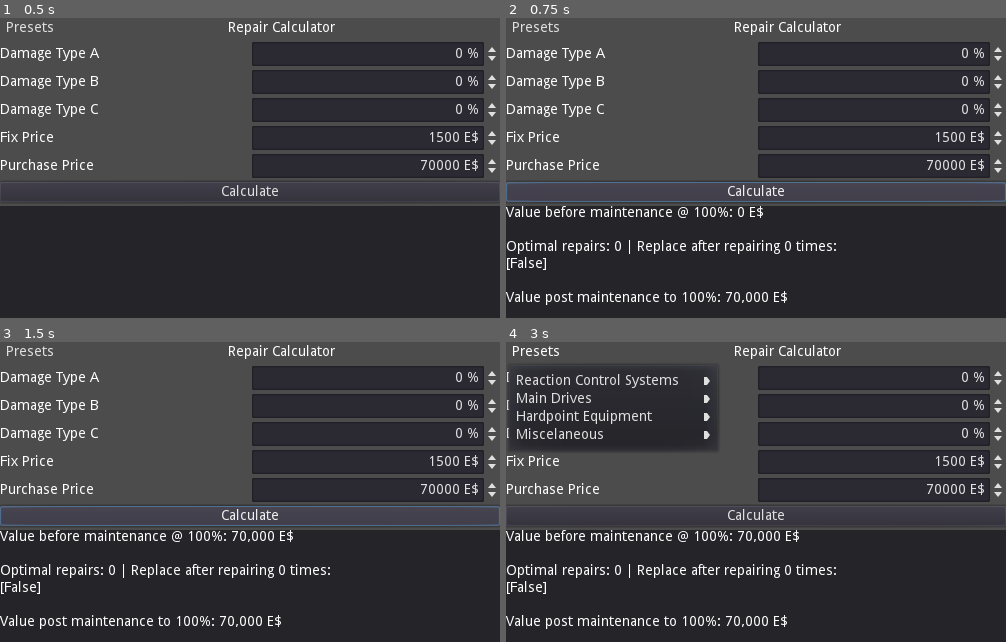
Above: before the commit, frames 1-4 (two rows, left to right).
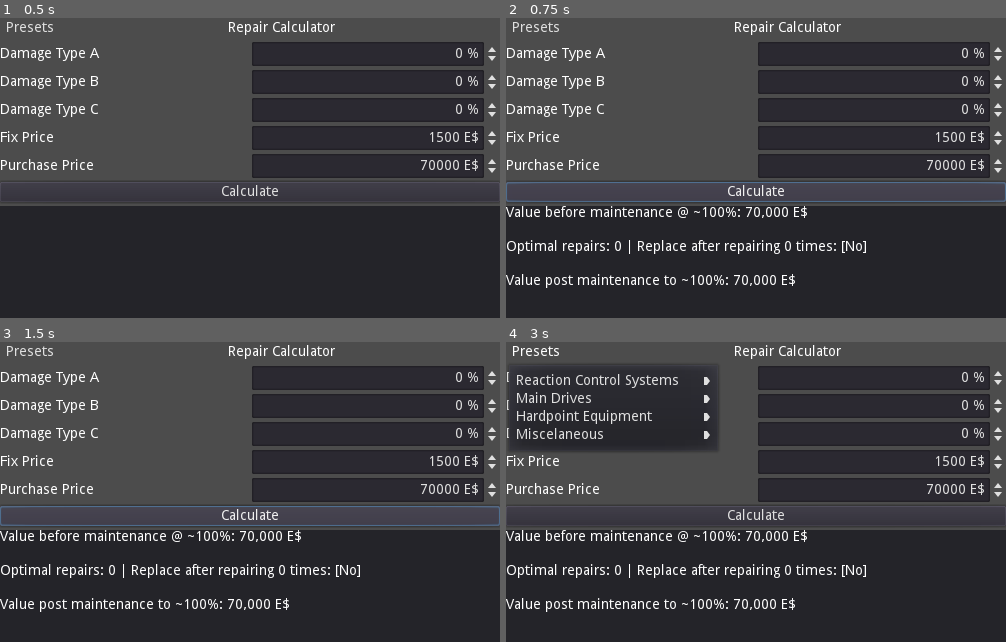
Above: after the commit, the same moments.

Repository: rwqfsfasxc100/Repair-Calculator-Tool
Game: Godot game, scene res://Boot.tscn
Same seed, same stepped clock (60 frames per second), same inputs: the game is played once before the commit and once after it.
Inputs:
- Up to frame 1 (0.5 s): no input
- Up to frame 2 (0.75 s): click "Calculate" at 0.5 s
- Up to frame 3 (1.5 s): click "Calculate" at 1.25 s
- Up to frame 4 (3 s): click "Calculate" at 2 s; click "Presets" at 2.75 s

Frame 1 is identical in both runs. In frame 2, 2.2% of the frame differs, in the area x 0-72%, y 62-96%; in frame 3, 2.2%; in frame 4, 2.2%.

Commit message:
updated tool

Diff:
--- a/Boot.gd
+++ b/Boot.gd
@@ -38,17 +38,20 @@
 
 	saveCFG()
 
+	Repairs.replace_price = replace
+	Repairs.fix_price = fix
+
 	var sys = example_sys.duplicate(true)
 	sys.damage[0]["current"] = dmg1 #- 100
 	sys.damage[1]["current"] = dmg2 #- 100
 	sys.damage[2]["current"] = dmg3 #- 100
 	var status = Repairs.simulate_status(sys)
 	sys.status = status
-	var baseVal = Repairs.getSystemPrice(sys)
+	var baseVal = Repairs.getSystemPrice(Repairs.simulate_repair(sys,0))
 	var ret = Repairs.handle_operation(sys,fix,replace)
 	var postSys = Repairs.simulate_repair(sys,ret[0])
 	var postVal = Repairs.getSystemPrice(postSys)
-	var txt = "Value before maintenance @ %s%%: %s E$\n\nOptimal repairs: %s | Replace after repairing %s times: [%s]\n\nValue post maintenance to %s%%: %s E$" % [status,formatThousands(baseVal),ret[0],ret[0],str(ret[1]),postSys.status,formatThousands(postVal)]
+	var txt = "Value before maintenance @ ~%s%%: %s E$\n\nOptimal repairs: %s | Replace after repairing %s times: [%s]\n\nValue post maintenance to ~%s%%: %s E$" % [round(status),formatThousands(baseVal),ret[0],ret[0],TranslationServer.translate("YES" if ret[1] else "NO"),round(postSys.status),formatThousands(postVal)]
 	$Panel/Label.text = txt
 
 var cfgpath = "user://config.ini"
--- a/Boot.tscn
+++ b/Boot.tscn
@@ -146,7 +146,7 @@
 size_flags_vertical = 3
 
 [node name="Label" type="Label" parent="Panel"]
-margin_right = 350.0
+margin_right = 500.0
 margin_bottom = 118.0
 autowrap = true
 
--- a/default_data.gd
+++ b/default_data.gd
@@ -178,6 +178,8 @@
 		"TORCH":"Main Drives",
 		"RCS":"Reaction Control Systems",
 		"SEPARATOR_THOUSAND":",",
+		"YES":"Yes",
+		"NO":"No",
 
 		"SYSTEM_REACTOR":"Nuclear Reactor",
 		"SYSTEM_AMD752S":"AMD-752S on-board computer",
